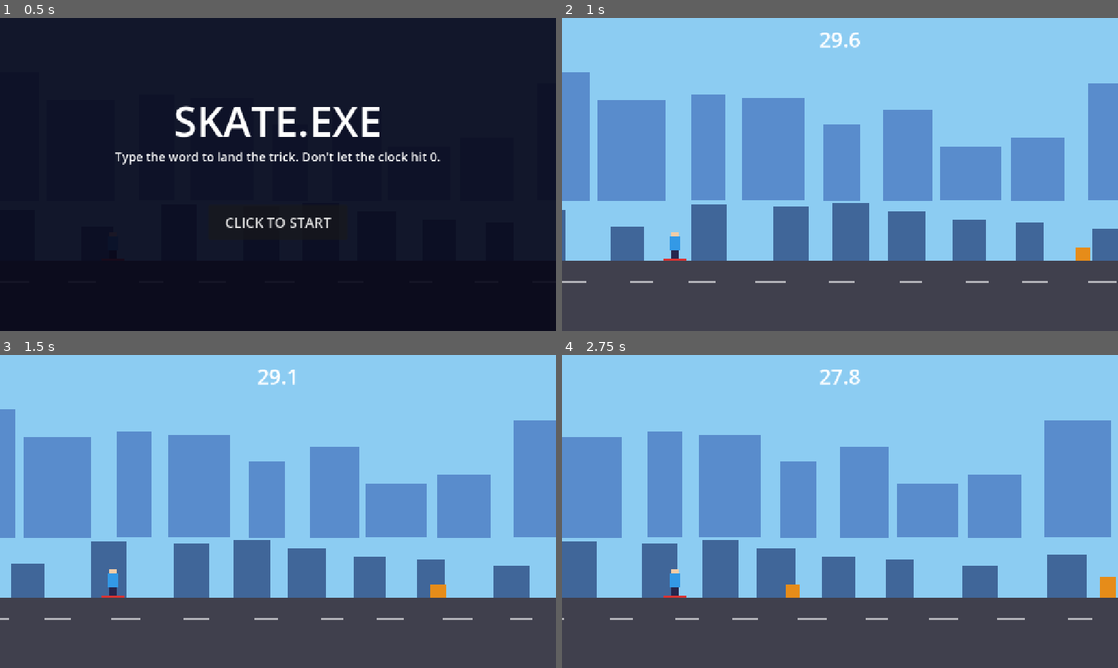
Above: before the commit, frames 1-4 (two rows, left to right).
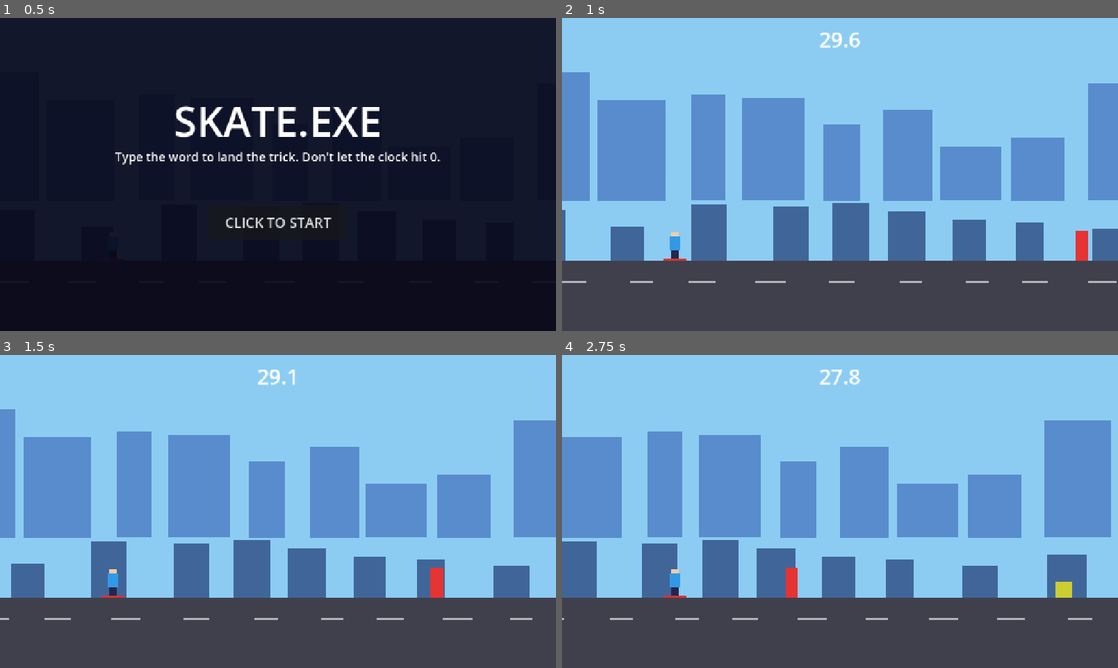
Above: after the commit, the same moments.

Repository: Sleepyad/HackTheFuture
Game: Godot game, scene res://scenes/main.tscn
Same seed, same stepped clock (60 frames per second), same inputs: the game is played once before the commit and once after it.
Inputs:
- Up to frame 1 (0.5 s): no input
- Up to frame 2 (1 s): click "CLICK TO START" at 0.5 s
- Up to frame 3 (1.5 s): tap Enter at 1.25 s
- Up to frame 4 (2.75 s): no input

Frame 1 is identical in both runs. In frame 2, 0.2% of the frame differs, in the area x 92-95%, y 68-78%; in frame 3, 0.2%; in frame 4, 0.6%, in the area x 40-100%, y 68-78%.

Commit message:
Add obstacle types (tall, wide, small)
Co-Authored-By: Claude Sonnet 5.5 <noreply@anthropic.com>

Diff:
--- a/HackAThon/scripts/main.gd
+++ b/HackAThon/scripts/main.gd
@@ -10,6 +10,13 @@
 const GAP_MIN := 520.0               # px between obstacles
 const GAP_MAX := 780.0
 const SPAWN_X := W + 60.0
+
+# Each obstacle type is a size and a color. Add a line to add a new type.
+const OBSTACLE_TYPES := [
+	{"size": Vector2(30, 70), "color": Color(0.9, 0.2, 0.2)},    # tall box
+	{"size": Vector2(90, 30), "color": Color(0.9, 0.55, 0.1)},   # wide, low box
+	{"size": Vector2(40, 40), "color": Color(0.8, 0.8, 0.2)},    # small box
+]
 
 var playing := false
 var _layers: Array[Dictionary] = []  # {node, factor, span}
@@ -104,10 +111,11 @@
 func _maybe_spawn() -> void:
 	if not _obstacles.is_empty() and _obstacles.back().position.x > W - _next_gap:
 		return
+	var type: Dictionary = OBSTACLE_TYPES.pick_random()   # choose a random type
 	var o := ColorRect.new()
-	o.size = Vector2(randf_range(30.0, 60.0), randf_range(30.0, 60.0))
-	o.position = Vector2(SPAWN_X, GROUND_Y - o.size.y)
-	o.color = Color(0.9, 0.55, 0.1)
+	o.size = type["size"]
+	o.position = Vector2(SPAWN_X, GROUND_Y - o.size.y)    # sit on the ground
+	o.color = type["color"]
 	obstacle_root.add_child(o)
 	_obstacles.append(o)
 	_next_gap = randf_range(GAP_MIN, GAP_MAX)
